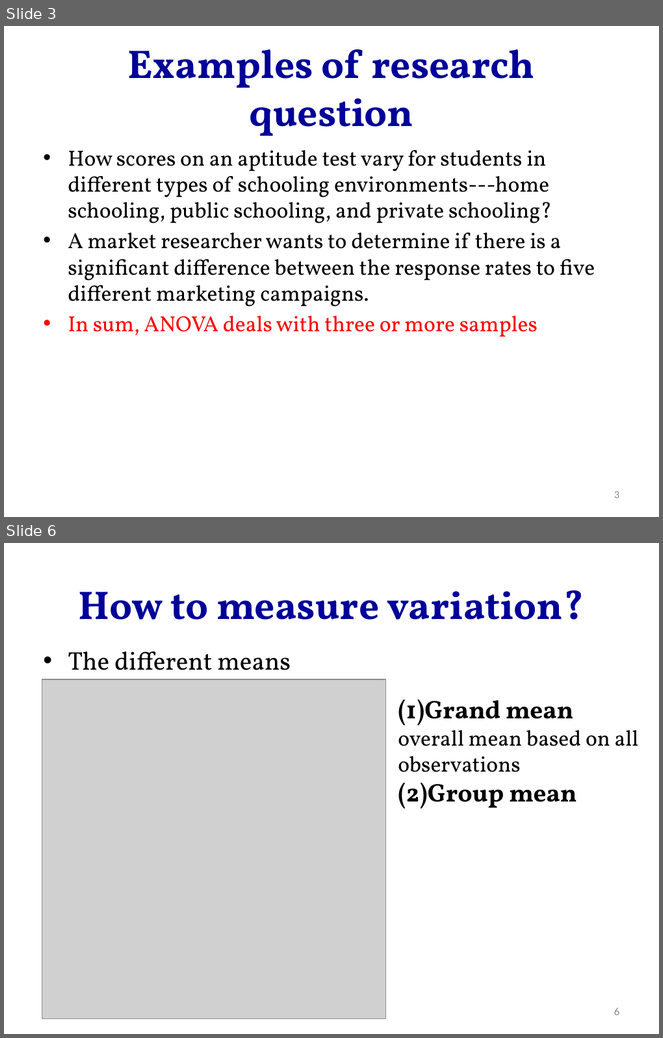
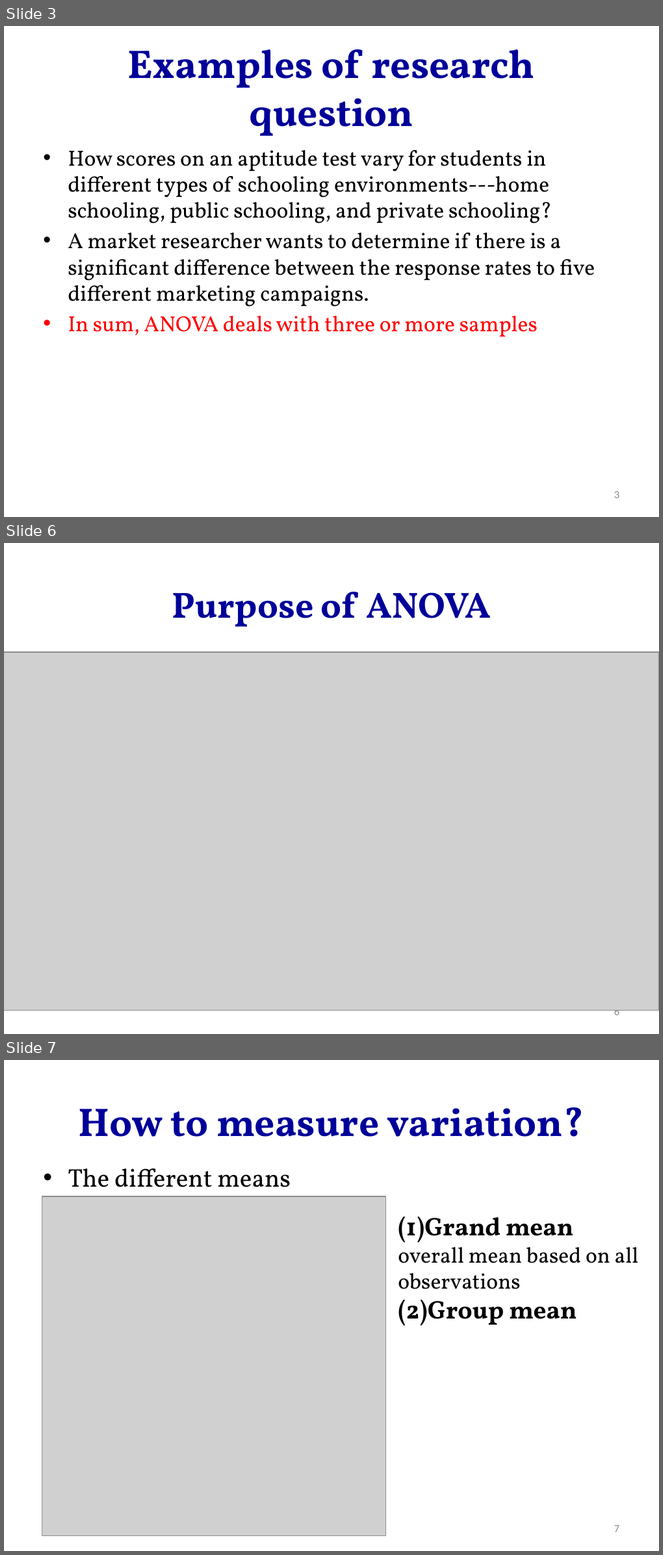
Before and after one commit to hejibo/Psychological-Statistics, a slide deck: Lecture 16_ANOVA/Lecture 16_ANOVA.pptx. Shown one above the other, each under a label of ours: slides 3 and 6 before the commit, slides 3, 6 and 7 after it; the slides between them are not shown. The pictures are 663x1038 and 663x1555 pixels, drawn with LibreOffice and Linux fonts; fonts in the diff are those of the drawing; grey boxes stand for pictures. Boxes give left, top, right and bottom in pixels: in the first picture for what was removed or moved away, otherwise in the second. Text is boxed around its words. In the diff, an @@ line names an element or a change of style, - is before the commit and + after.

```diff
--- a/Lecture 16_ANOVA/Lecture 16_ANOVA.pptx
+++ b/Lecture 16_ANOVA/Lecture 16_ANOVA.pptx
@@ slide 6 added at <box>4,543,659,1034</box>, background #FFFFFF @@
@@ title added at <box>172,592,491,627</box>, 40 pt, text #000099, bold @@
+Purpose of ANOVA
@@ picture added at <box>4,652,659,1011</box> @@
@@ page number added at <box>614,1010,620,1019</box>, 12 pt, text #8C8C8C @@
+6
@@ what was slide 6 is now slide 7 @@
@@ page number at <box>614,1525,620,1533</box>: text changed @@
-6
+7
```
Also in this commit, not shown: 4 slides changed, 3 other slides added, 1 slide removed, 19 other files.
